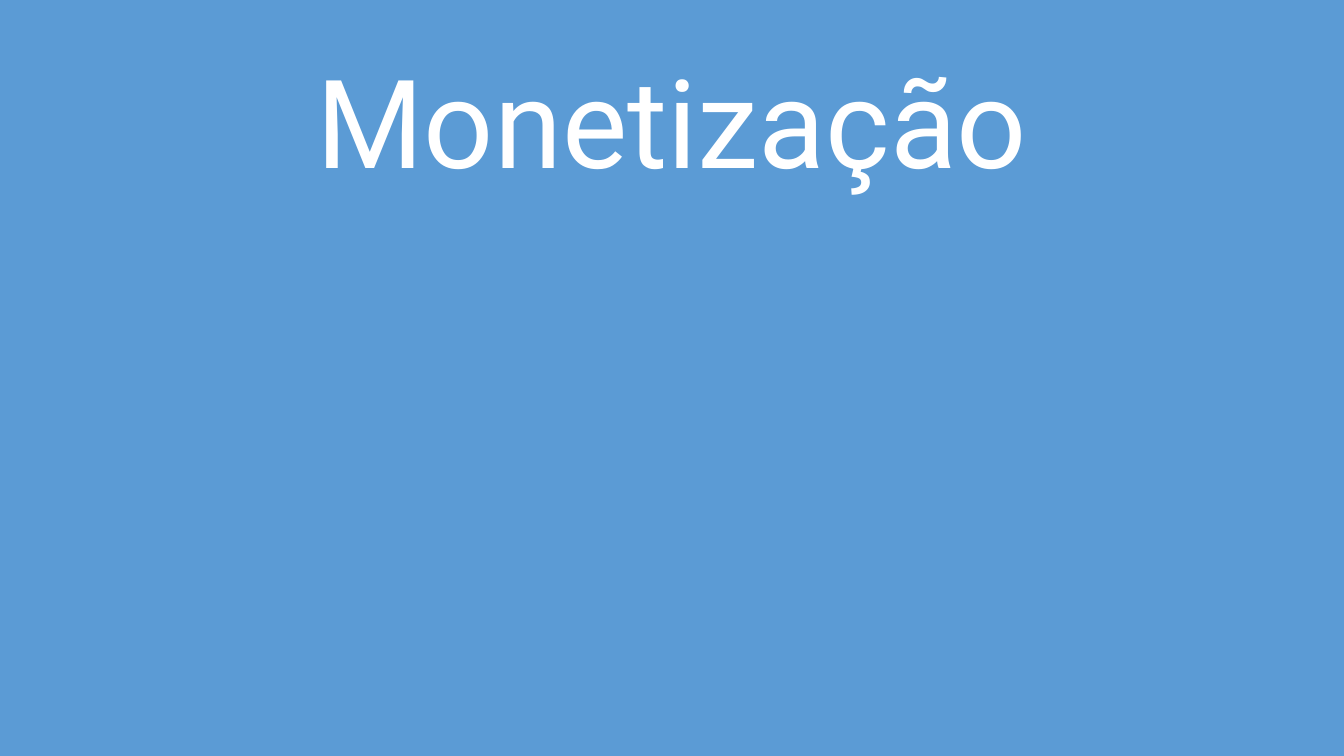
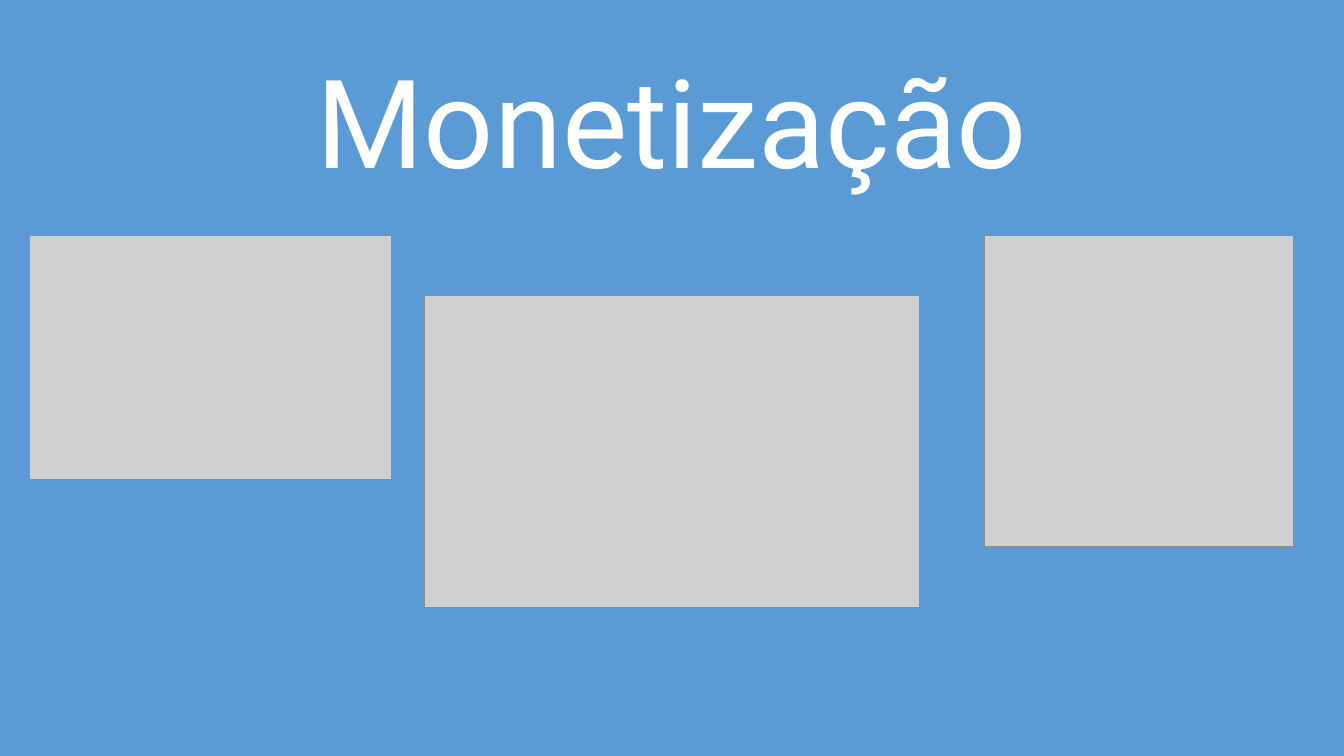
Before and after one commit to asilvaigor/HackTheWorld, a slide deck: slide 6 of ppt/TopBeer.pptx (slide 7 before the commit). Drawn at 1344x756 pixels with LibreOffice and Linux fonts; fonts in the diff are those of the drawing; grey boxes stand for pictures; background and template pictures are left out. Boxes give left, top, right and bottom in pixels: in the first picture for what was removed or moved away, otherwise in the second. Text is boxed around its words. In the diff, an @@ line names an element or a change of style, - is before the commit and + after.

```diff
--- a/ppt/TopBeer.pptx
+++ b/ppt/TopBeer.pptx
@@ picture added at (x1=29, y1=236, x2=392, y2=480) @@
@@ picture added at (x1=985, y1=236, x2=1294, y2=546) @@
@@ picture added at (x1=424, y1=295, x2=920, y2=608) @@
```
Also in this commit, not shown: 1 other slide changed, 1 slide added.
